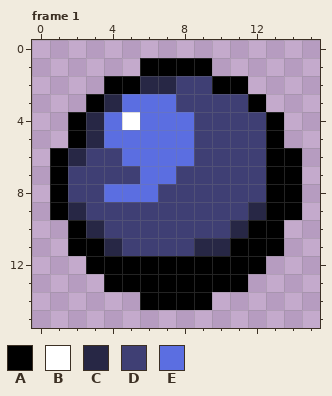
Pixel-art file: Assets/Game/Art/Sprites/Ball.aseprite. Above, as it was before the edit.
16x16 pixels, 1 frame. Shown: frame 1. The commit also changed other frames, which this record leaves out.
Palette (. is transparent): A #000000  B #ffffff  C #272745  D #3f3f74  E #5b6ee1
Pixels before, frame 1, first column x 1:
 1 .....AAAA.....
 2 ...AACCDDAA...
 3 ..ACEEEDDDDA..
 4 .ACEBEEEDDDDA.
 5 .ACEEEEEDDDDA.
 6 ACDDEEEEDDDDAA
 7 ADDDDEEDDDDDAA
 8 ADDEEEDDDDDDAA
 9 ACDDDDDDDDDCAA
10 .ACDDDDDDDCAA.
11 .AACDDDDCCAAA.
12 ..AAAAAAAAAA..
13 ...AAAAAAAA...
14 .....AAAA.....
The result:
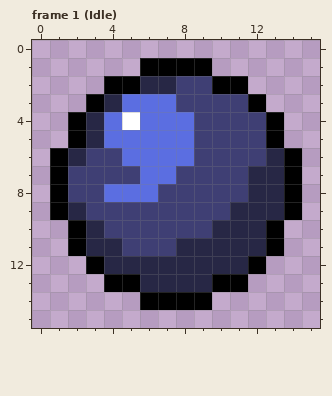
The edit:
Changed rows in their new state; - is an unchanged pixel.
Frame 1 (Idle), layer "Ball":
first column x 3:
 6 ----------C
 7 ---------CC
 8 ---------CC
 9 --------C-C
10 -------C-C-
11 C----C--CC-
12 -CCCCCCCC--
13 ---CCCC----
Where, in picture pixels (left, top, right, bottom), the same in both pictures:
changed: (86, 148, 284, 292)
